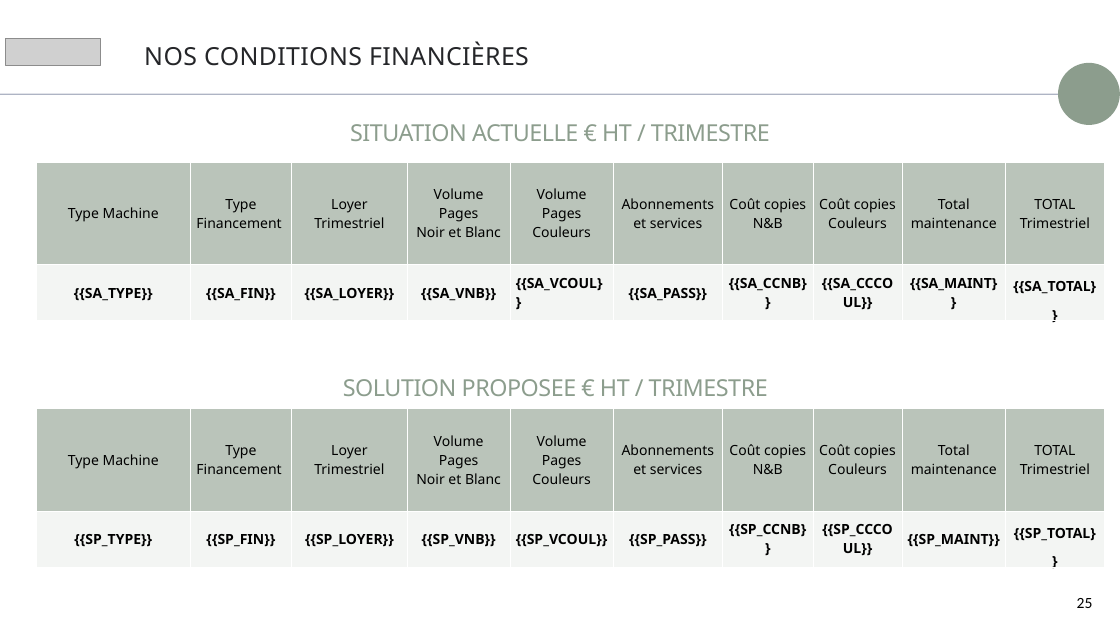
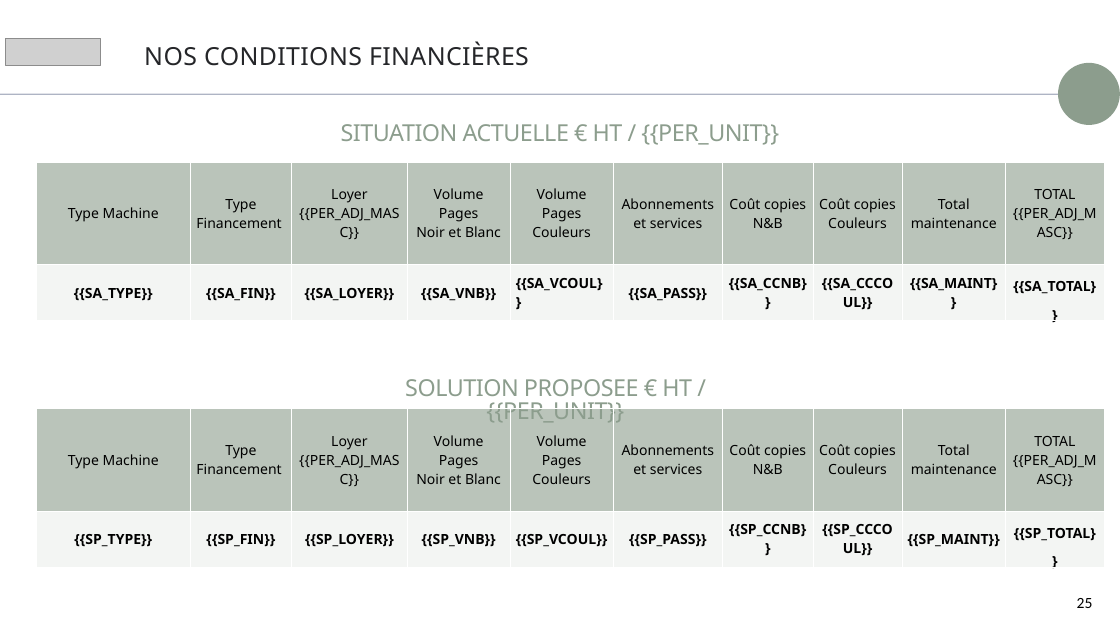
Before and after one commit to Mikael2655/levad-simulateur, a slide deck: slide 25 of assets/template.pptx. Drawn at 1120x630 pixels with LibreOffice and Linux fonts; fonts in the diff are those of the drawing; grey boxes stand for pictures; background and template pictures are left out. Boxes give left, top, right and bottom in pixels: in the first picture for what was removed or moved away, otherwise in the second. Text is boxed around its words. In the diff, an @@ line names an element or a change of style, - is before the commit and + after.

```diff
--- a/assets/template.pptx
+++ b/assets/template.pptx
@@ text at [341,124,779,145]: text changed @@
-SITUATION ACTUELLE € HT / TRIMESTRE
+SITUATION ACTUELLE € HT / {{PER_UNIT}}
@@ table at [36,162,1104,321] @@
-row 1, column 3: Loyer / Trimestriel
+row 1, column 3: Loyer / {{PER_ADJ_MASC}}
-row 1, column 10: TOTAL / Trimestriel
+row 1, column 10: TOTAL / {{PER_ADJ_MASC}}
@@ text at [405,379,692,426]: text changed @@
-SOLUTION PROPOSEE € HT / TRIMESTRE
+SOLUTION PROPOSEE € HT / {{PER_UNIT}}
@@ table at [36,409,1104,567] @@
-row 1, column 3: Loyer / Trimestriel
+row 1, column 3: Loyer / {{PER_ADJ_MASC}}
-row 1, column 10: TOTAL / Trimestriel
+row 1, column 10: TOTAL / {{PER_ADJ_MASC}}
```
Also in this commit, not shown: 1 other slide changed, 3 other files.
